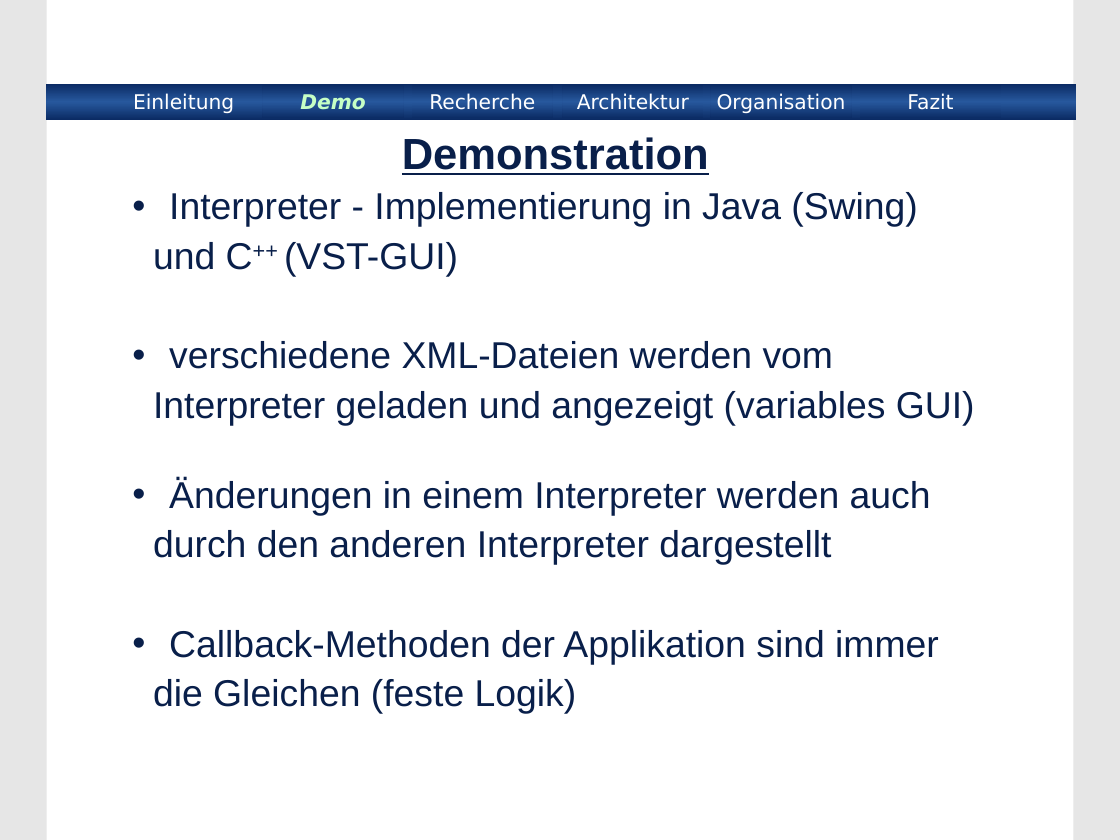
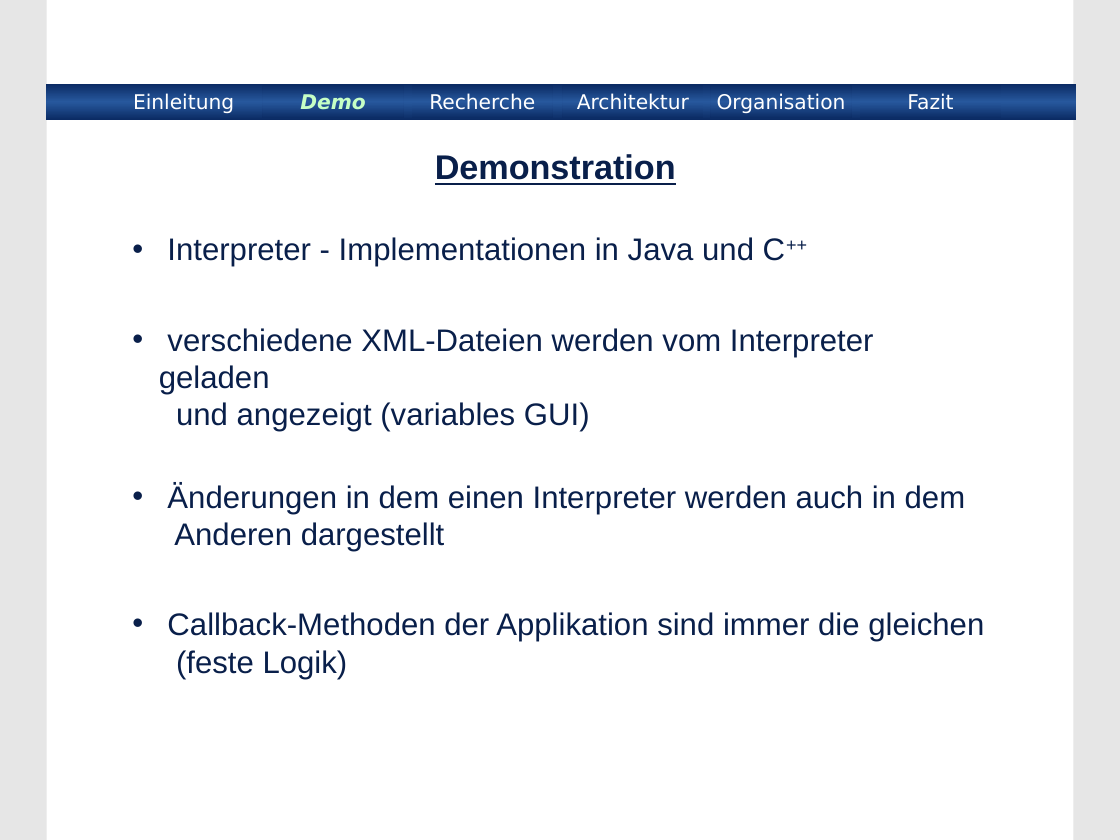
Before and after one commit to BackupTheBerlios/xmlinterface, a slide deck: slide 4 of xmlinterface/project/Praesentation/xmlinterface.ppt (slide 5 before the commit). Drawn at 1120x840 pixels with LibreOffice and Linux fonts; fonts in the diff are those of the drawing; background and template pictures are left out. Boxes give left, top, right and bottom in pixels: in the first picture for what was removed or moved away, otherwise in the second. Text is boxed around its words. In the diff, an @@ line names an element or a change of style, - is before the commit and + after.

```diff
--- a/xmlinterface/project/Praesentation/xmlinterface.ppt
+++ b/xmlinterface/project/Praesentation/xmlinterface.ppt
@@ title "Demonstration": place and size @@
-title "Demonstration" at [402, 137, 709, 175]
+title "Demonstration" at [435, 154, 676, 185]
@@ title "Demonstration" at [435, 154, 676, 185]: size 28 to 22 pt @@
@@ subtitle at [159, 237, 984, 679]: text changed; size 24 to 20 pt @@
-• Interpreter - Implementierung in Java (Swing)
-und C++ (VST-GUI)
-• verschiedene XML-Dateien werden vom
-Interpreter geladen und angezeigt (variables GUI)
-• Änderungen in einem Interpreter werden auch
-durch den anderen Interpreter dargestellt
-• Callback-Methoden der Applikation sind immer
-die Gleichen (feste Logik)
+• Interpreter - Implementationen in Java und C++
+• verschiedene XML-Dateien werden vom Interpreter geladen
+  und angezeigt (variables GUI)
+• Änderungen in dem einen Interpreter werden auch in dem
+  Anderen dargestellt
+• Callback-Methoden der Applikation sind immer die gleichen
+  (feste Logik)
```
Also in this commit, not shown: 13 other slides changed, 2 slides added, 3 slides removed.
